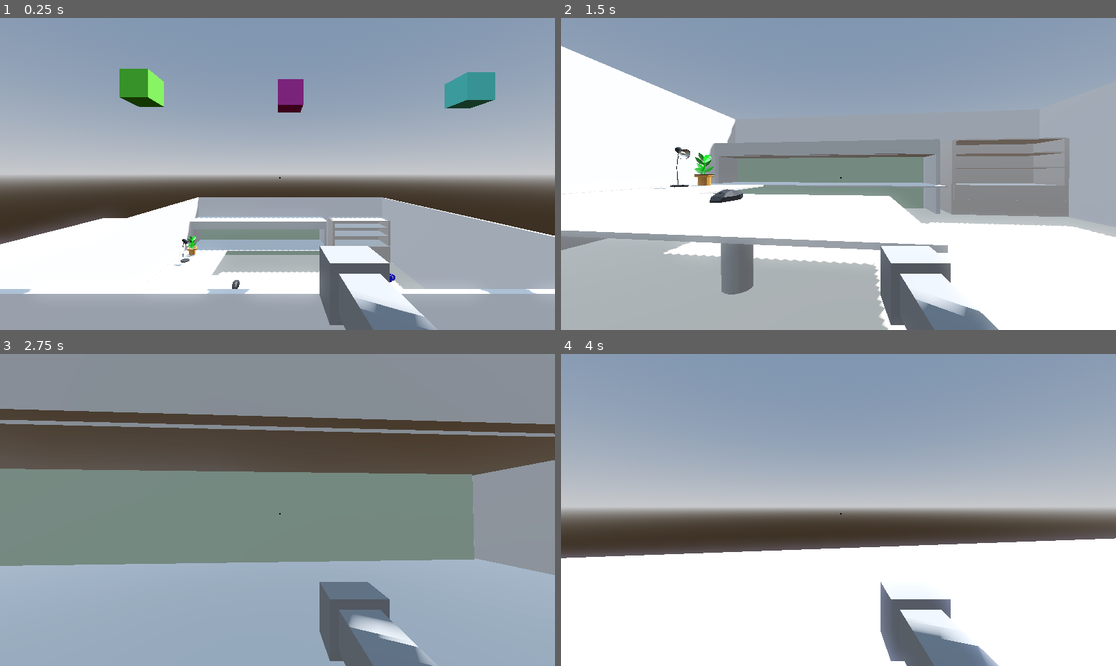
Above: before the commit, frames 1-4 (two rows, left to right).
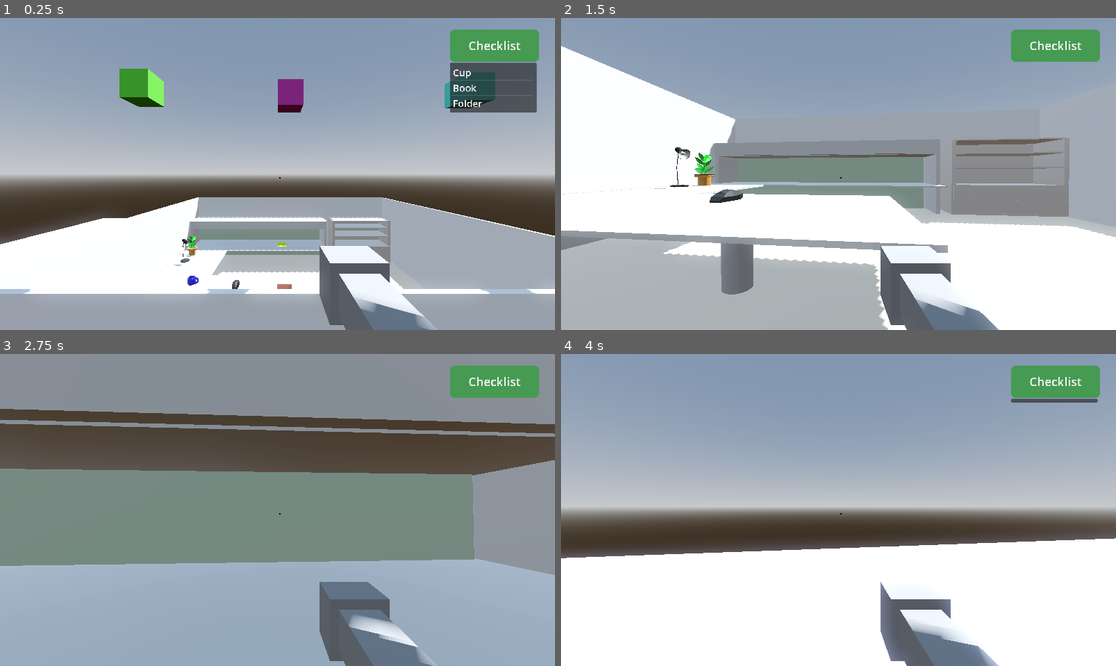
Above: after the commit, the same moments.

Repository: CAHSI-Game-Studios/Office-Search
Game: Godot game, scene res://world/player_test_platform.tscn
Same seed, same stepped clock (60 frames per second), same inputs: the game is played once before the commit and once after it.
Inputs (mouse positions are in pixels of both pictures, inside the frame that each line leads up to):
- Up to frame 1 (0.25 s): no input
- Up to frame 2 (1.5 s): tap Enter (ui_accept) at 0.5, 0.77 s; move the mouse to (866, 174) at 0.52 s; hold W (up) from 0.53 s (still down); tap Tab (checklist_toggle) at 0.6 s; tap T (test) at 0.8, 1.35 s; move the mouse to (810, 174) at 1.27 s
- Up to frame 3 (2.75 s): keep holding W (up); tap Enter (ui_accept) at 1.52 s; tap Tab (checklist_toggle) at 1.55, 2.1 s; move the mouse to (288, 503) at 2.02 s; tap T (test) at 2.3 s
- Up to frame 4 (4 s): keep holding W (up); move the mouse to (832, 516) at 2.77 s; click (832, 516) at 2.85 s; tap Enter (ui_accept) at 3.02, 3.77 s; tap Tab (checklist_toggle) at 3.05 s; move the mouse to (877, 513) at 3.52 s; hold Right mouse button (r_click) from 3.53 s (still down); tap T (test) at 3.8 s

The runs differ from the first frame. In frame 1, 4.2% of the frame differs, in the area x 33-98%, y 3-87%; in frame 2, 1.7%; in frame 3, 1.6%; in frame 4, 1.9%.

Commit message:
Dynamic Checklist

Diff:
--- a/entities/player/player.gd
+++ b/entities/player/player.gd
@@ -25,10 +25,13 @@
 # Get the gravity from the project settings to be synced with RigidBody nodes.
 var gravity = ProjectSettings.get_setting("physics/3d/default_gravity")
 
-#
+# Objects Interaction
 var picked_object: RigidBody3D = null
 var rotation_power: float = 0.05
 var locked_rotation : bool = false
+
+# TO DO:
+# Visualizar los objetos que se pueden interactuar.
 
 
 func _ready():
@@ -49,6 +52,9 @@
 		rotate_picked_object(event)
 	elif Input.is_action_just_released("r_click"):
 		locked_rotation = false
+
+	if Input.is_action_just_pressed("pause"):
+		toggle_cursor()
 
 
 func _physics_process(delta):
@@ -86,7 +92,7 @@
 
 	neck.rotate_y(-relative_x * sensitivity)
 	camera.rotate_x(-relative_y * sensitivity)
-	camera.rotation.x = clamp(camera.rotation.x, deg_to_rad(-60), deg_to_rad(60))
+	camera.rotation.x = clamp(camera.rotation.x, deg_to_rad(-90), deg_to_rad(90))
 
 func interact_object():
 	var object_interaction = interaction.get_collider()
@@ -126,3 +132,9 @@
 		if event is InputEventMouseMotion:
 			static_body.rotate_x(deg_to_rad(event.relative.y * rotation_power))
 			static_body.rotate_y(deg_to_rad(event.relative.x * rotation_power))
+
+func toggle_cursor():
+	if Input.mouse_mode == Input.MOUSE_MODE_CAPTURED:
+		Input.mouse_mode = Input.MOUSE_MODE_VISIBLE
+	else:
+		Input.mouse_mode = Input.MOUSE_MODE_CAPTURED
--- a/project.godot
+++ b/project.godot
@@ -42,11 +42,6 @@
 "events": [Object(InputEventKey,"resource_local_to_scene":false,"resource_name":"","device":-1,"window_id":0,"alt_press …(182 unchanged characters)…
 ]
 }
-checklist_toggle={
-"deadzone": 0.5,
-"events": [Object(InputEventKey,"resource_local_to_scene":false,"resource_name":"","device":-1,"window_id":0,"alt_pressed":false,"shift_pressed":false,"ctrl_pressed":false,"meta_pressed":false,"pressed":false,"keycode":0,"physical_keycode":4194306,"key_label":0,"unicode":0,"echo":false,"script":null)
-]
-}
 l_click={
 "deadzone": 0.5,
 "events": [Object(InputEventMouseButton,"resource_local_to_scene":false,"resource_name":"","device":-1,"window_id":0,"a …(258 unchanged characters)…
@@ -62,6 +57,11 @@
 "events": [Object(InputEventKey,"resource_local_to_scene":false,"resource_name":"","device":-1,"window_id":0,"alt_pressed":false,"shift_pressed":false,"ctrl_pressed":false,"meta_pressed":false,"pressed":false,"keycode":0,"physical_keycode":84,"key_label":0,"unicode":116,"echo":false,"script":null)
 ]
 }
+checklist_toggle={
+"deadzone": 0.5,
+"events": [Object(InputEventKey,"resource_local_to_scene":false,"resource_name":"","device":-1,"window_id":0,"alt_pressed":false,"shift_pressed":false,"ctrl_pressed":false,"meta_pressed":false,"pressed":false,"keycode":0,"physical_keycode":4194306,"key_label":0,"unicode":0,"echo":false,"script":null)
+]
+}
 
 [rendering]
 
--- a/ui/Checklist.gd
+++ b/ui/Checklist.gd
@@ -1,35 +1,32 @@
+class_name  CheckList
 extends Control
 
-var checklist
+@onready var checklist:MenuButton = $MenuButton
+@onready var item_list:ItemList = $ItemList
 var items
-var toggled
 
-# Called when the node enters the scene tree for the first time.
-func _ready():
-	items = ["item1", "item2", "item3"]
-	checklist = get_node("MenuButton")
-	checklist_setup(items)
-	toggled = checklist.is_pressed()
+
+
 
 
 # Called every frame. 'delta' is the elapsed time since the previous frame.
 func _process(delta):
-	# check item called in process
 	if Input.is_action_just_pressed("checklist_toggle"):
-		toggled = !toggled
-	checklist.set_pressed_no_signal(toggled)
-	if(checklist.is_pressed()):
-		checklist.show_popup()
+		toggle_list()
+
+func toggle_list():
+	if not item_list.visible:
+		item_list.show()
 	else:
-		checklist.get_popup().hide()
-
+		item_list.hide()
 
 func checklist_setup(itemList):
-	var index = 0
 	for item in itemList:
-		checklist.get_popup().add_check_item(item, index)
-		checklist.get_popup().set_item_disabled(index, true)
-		index+=1
+		item_list.add_item(item)
+	item_list.show()
 
-func check_item(itemIndex):
-	checklist.get_popup().set_item_checked(itemIndex, true)
+func check_item(text):
+	for index in item_list.item_count:
+		if item_list.get_item_text(index) == text:
+			item_list.remove_item(index)
+			break
--- a/ui/Checklist.tscn
+++ b/ui/Checklist.tscn
@@ -1,7 +1,9 @@
-[gd_scene load_steps=3 format=3 uid="uid://bpm7gyckoflee"]
+[gd_scene load_steps=4 format=3 uid="uid://bglli3jprs3s2"]
 
-[ext_resource type="Theme" uid="uid://c4oniq1ir51ks" path="res://ui/Theme.tres" id="1_3eotb"]
+[ext_resource type="Theme" uid="uid://bhkq8dgun6jv0" path="res://ui/Theme.tres" id="1_3eotb"]
 [ext_resource type="Script" path="res://ui/Checklist.gd" id="1_77pbb"]
+
+[sub_resource type="Theme" id="Theme_cmhuj"]
 
 [node name="Checklist" type="Control"]
 layout_mode = 3
@@ -10,6 +12,7 @@
 anchor_bottom = 1.0
 grow_horizontal = 2
 grow_vertical = 2
+mouse_filter = 2
 script = ExtResource("1_77pbb")
 
 [node name="MenuButton" type="MenuButton" parent="."]
@@ -17,10 +20,25 @@
 anchors_preset = 1
 anchor_left = 1.0
 anchor_right = 1.0
-offset_left = -185.0
-offset_bottom = 67.0
+offset_left = -216.0
+offset_top = 27.0
+offset_right = -31.0
+offset_bottom = 94.0
 grow_horizontal = 0
+mouse_filter = 2
 theme = ExtResource("1_3eotb")
 theme_override_font_sizes/font_size = 25
+button_mask = 0
 text = "Checklist"
 flat = false
+
+[node name="ItemList" type="ItemList" parent="."]
+layout_mode = 0
+offset_left = 936.0
+offset_top = 96.0
+offset_right = 1116.0
+offset_bottom = 104.0
+theme = SubResource("Theme_cmhuj")
+theme_override_colors/font_color = Color(0.94902, 0.94902, 0.94902, 1)
+theme_override_font_sizes/font_size = 20
+auto_height = true
--- /dev/null
+++ b/world/findable/findable_book.tscn
@@ -0,0 +1,16 @@
+[gd_scene load_steps=4 format=3 uid="uid://dhmbbf4nfan7x"]
+
+[ext_resource type="PackedScene" uid="uid://b4rlauyc3vp7u" path="res://world/office/book.tscn" id="1_8nrxs"]
+[ext_resource type="Script" path="res://world/findable/findable_object.gd" id="1_t6cq0"]
+
+[sub_resource type="BoxShape3D" id="BoxShape3D_qfwox"]
+size = Vector3(1.76651, 0.468506, 2.46094)
+
+[node name="findable_book" type="StaticBody3D"]
+script = ExtResource("1_t6cq0")
+
+[node name="CollisionShape3D" type="CollisionShape3D" parent="."]
+transform = Transform3D(1, 0, 0, 0, 1, 0, 0, 0, 1, -0.0621185, 0.0113525, 0.0302734)
+shape = SubResource("BoxShape3D_qfwox")
+
+[node name="Book" parent="." instance=ExtResource("1_8nrxs")]
--- /dev/null
+++ b/world/findable/findable_folder.tscn
@@ -0,0 +1,16 @@
+[gd_scene load_steps=4 format=3 uid="uid://b4jwiyot3j21g"]
+
+[ext_resource type="Script" path="res://world/findable/findable_object.gd" id="1_eqt1t"]
+[ext_resource type="PackedScene" uid="uid://csmucgcieo12v" path="res://world/office/folder.tscn" id="1_rs576"]
+
+[sub_resource type="BoxShape3D" id="BoxShape3D_w75f1"]
+size = Vector3(1.04199, 0.0651398, 1.42749)
+
+[node name="findable_folder" type="StaticBody3D"]
+script = ExtResource("1_eqt1t")
+
+[node name="folder" parent="." instance=ExtResource("1_rs576")]
+
+[node name="CollisionShape3D" type="CollisionShape3D" parent="."]
+transform = Transform3D(1, 0, 0, 0, 1, 0, 0, 0, 1, -0.0209961, 0.00759125, 0.010376)
+shape = SubResource("BoxShape3D_w75f1")
--- a/world/findable/findable_object.gd
+++ b/world/findable/findable_object.gd
@@ -1,13 +1,19 @@
 class_name Findable_Object
 extends Node3D
 
-signal object_consumed
+signal object_consumed(name)
+
+# TO DO :
+# Al objeto instanciar, marcar el collision mask a 2
+
 
 var particles: GPUParticles3D
 # Called when the node enters the scene tree for the first time.
 func _ready():
 	var scene = load("res://world/findable/findable_particles.tscn")
 	particles = scene.instantiate()
+
+
 	self.add_child(particles)
 
 # Called every frame. 'delta' is the elapsed time since the previous frame.
@@ -15,10 +21,12 @@
 	if Input.is_action_just_pressed("test"):
 		consume()
 
+# For now, because the findable objects are in place a not generated we can emit a call to the state game
+# and then change the check list.
 func consume():
 	hide_children()
 	particles.emitting = true
-	object_consumed.emit()
+	object_consumed.emit(self.name)
 	get_tree().create_timer(3).connect("timeout",Callable(self,"queue_free"))
 
 func hide_children():
--- /dev/null
+++ b/world/game_state/game_state.gd
@@ -0,0 +1,26 @@
+extends Node3D
+
+@onready var findable_objects = $FindableObjects
+@onready var check_list = $CheckList
+
+var findables_list:Array = []
+# Called when the node enters the scene tree for the first time.
+func _ready():
+	set_up_findable_objects()
+
+	check_list.checklist_setup(findables_list)
+
+
+# Called every frame. 'delta' is the elapsed time since the previous frame.
+func _process(delta):
+	pass
+
+#
+func set_up_findable_objects():
+	for child_index in findable_objects.get_child_count():
+		findables_list.append(findable_objects.get_child(child_index).name)
+
+
+# The Findable Object will emit a signal before being consumed.
+func _on_findable_object_consumed(name):
+	check_list.check_item(name)
--- /dev/null
+++ b/world/office/book.tscn
@@ -0,0 +1,5 @@
+[gd_scene load_steps=2 format=3 uid="uid://b4rlauyc3vp7u"]
+
+[ext_resource type="PackedScene" uid="uid://nailcbro7oq" path="res://world/assets/Book.glb" id="1_vcaj3"]
+
+[node name="Book" instance=ExtResource("1_vcaj3")]
--- /dev/null
+++ b/world/office/box.tscn
@@ -0,0 +1,5 @@
+[gd_scene load_steps=2 format=3 uid="uid://c2c8nqvf5rb3g"]
+
+[ext_resource type="PackedScene" uid="uid://c7e6rf6k3scgj" path="res://world/assets/box.glb" id="1_g34yd"]
+
+[node name="box" instance=ExtResource("1_g34yd")]
--- /dev/null
+++ b/world/office/deskidk.tscn
@@ -0,0 +1,5 @@
+[gd_scene load_steps=2 format=3 uid="uid://0mg75llfnvlr"]
+
+[ext_resource type="PackedScene" uid="uid://csg02xlomvep7" path="res://world/assets/deskidk.glb" id="1_0yoog"]
+
+[node name="deskidk" instance=ExtResource("1_0yoog")]
--- /dev/null
+++ b/world/office/folder.tscn
@@ -0,0 +1,5 @@
+[gd_scene load_steps=2 format=3 uid="uid://csmucgcieo12v"]
+
+[ext_resource type="PackedScene" uid="uid://k0b6uuonyvtx" path="res://world/assets/folder.glb" id="1_0vfke"]
+
+[node name="folder" instance=ExtResource("1_0vfke")]
--- a/world/player_test_platform.tscn
+++ b/world/player_test_platform.tscn
@@ -1,12 +1,16 @@
-[gd_scene load_steps=21 format=3 uid="uid://dqeojclypx40o"]
+[gd_scene load_steps=25 format=3 uid="uid://dgmxwbuydubbb"]
 
 [ext_resource type="PackedScene" uid="uid://pl42lays1vuw" path="res://entities/player/player.tscn" id="1_36u8i"]
+[ext_resource type="Script" path="res://world/game_state/game_state.gd" id="1_40ou0"]
 [ext_resource type="PackedScene" uid="uid://bghob6k801kgm" path="res://world/office/office_2.tscn" id="2_bbcx4"]
+[ext_resource type="PackedScene" uid="uid://bglli3jprs3s2" path="res://ui/Checklist.tscn" id="3_6x76c"]
 [ext_resource type="PackedScene" uid="uid://n0to7nr04bin" path="res://world/office/plant.tscn" id="3_fd8ni"]
 [ext_resource type="PackedScene" uid="uid://r1vdsknyeqnb" path="res://world/office/mouse_cahsi.tscn" id="3_hbwx6"]
 [ext_resource type="PackedScene" uid="uid://dqjunp4n34ymi" path="res://world/office/lamp_cahsi.tscn" id="4_h53pw"]
 [ext_resource type="PackedScene" uid="uid://nuo51ppd4w0q" path="res://world/interactable/Cube.tscn" id="4_p7wev"]
 [ext_resource type="PackedScene" uid="uid://dqlvfijy1drkl" path="res://world/findable/findable_cup.tscn" id="7_11tu0"]
+[ext_resource type="PackedScene" uid="uid://dhmbbf4nfan7x" path="res://world/findable/findable_book.tscn" id="9_sr0vk"]
+[ext_resource type="PackedScene" uid="uid://b4jwiyot3j21g" path="res://world/findable/findable_folder.tscn" id="10_6my1d"]
 
 [sub_resource type="ProceduralSkyMaterial" id="ProceduralSkyMaterial_cxo2o"]
 sky_horizon_color = Color(0.64625, 0.65575, 0.67075, 1)
@@ -21,6 +25,9 @@
 tonemap_mode = 2
 glow_enabled = true
 
+[sub_resource type="BoxShape3D" id="BoxShape3D_frj4u"]
+size = Vector3(1, 0.105957, 0.614754)
+
 [sub_resource type="StandardMaterial3D" id="StandardMaterial3D_wxv52"]
 albedo_color = Color(0.686275, 0.698039, 1, 1)
 
@@ -28,9 +35,6 @@
 material = SubResource("StandardMaterial3D_wxv52")
 
 [sub_resource type="BoxShape3D" id="BoxShape3D_d1r37"]
-
-[sub_resource type="BoxShape3D" id="BoxShape3D_frj4u"]
-size = Vector3(1, 0.105957, 0.614754)
 
 [sub_resource type="StandardMaterial3D" id="StandardMaterial3D_qvp7j"]
 albedo_color = Color(0.411765, 0.909804, 0.85098, 1)
@@ -53,7 +57,17 @@
 material = SubResource("StandardMaterial3D_5x5jc")
 size = Vector3(0.5, 0.5, 0.5)
 
-[node name="Node3D" type="Node3D"]
+[node name="World" type="Node3D"]
+script = ExtResource("1_40ou0")
+
+[node name="Player" parent="." instance=ExtResource("1_36u8i")]
+transform = Transform3D(1, 0, 0, 0, 1, 0, 0, 0, 1, -0.250901, 4.99041, 3.02344)
+
+[node name="CheckList" parent="." instance=ExtResource("3_6x76c")]
+offset_left = -2.0
+offset_top = -3.0
+offset_right = -2.0
+offset_bottom = -3.0
 
 [node name="Lights" type="Node3D" parent="."]
 
@@ -64,60 +78,78 @@
 transform = Transform3D(-0.866024, -0.433016, 0.250001, 0, 0.499998, 0.866026, -0.500003, 0.749999, -0.43301, 0, 0, 0)
 shadow_enabled = true
 
-[node name="Floor" type="MeshInstance3D" parent="."]
+[node name="FixedObjects" type="Node3D" parent="."]
+
+[node name="Office2" parent="FixedObjects" instance=ExtResource("2_bbcx4")]
+transform = Transform3D(4.10733, 0, 0, 0, 1.28239, 0, 0, 0, 3.72237, 0, 0, -5)
+
+[node name="mouse_cahsi" parent="FixedObjects/Office2" instance=ExtResource("3_hbwx6")]
+transform = Transform3D(0.018, 0, 0, 0, 0.058, 0, 0, 0, 0.02, -0.428254, 0.818097, 0.192274)
+
+[node name="plant" parent="FixedObjects/Office2" instance=ExtResource("3_fd8ni")]
+transform = Transform3D(0.0290878, 0, -0.0259108, 0, 0.124767, 0, 0.0285905, 0, 0.032096, -1.10293, 0.886938, -0.586871)
+
+[node name="lamp_cahsi" parent="FixedObjects/Office2" instance=ExtResource("4_h53pw")]
+transform = Transform3D(0.0054286, 0, 0.016155, 0, 0.0545856, 0, -0.0178257, 0, 0.00599001, -1.13002, 0.816099, -0.377401)
+
+[node name="StaticBody3D" type="StaticBody3D" parent="FixedObjects/Office2"]
+transform = Transform3D(1, 0, 0, 0, 1, 0, 0, 0, 1, 0, 3.45104, 0)
+
+[node name="CollisionShape3D" type="CollisionShape3D" parent="FixedObjects/Office2/StaticBody3D"]
+transform = Transform3D(1, 0, 0, 0, 1, 0, 0, 0, 1.00004, -0.365543, -2.76458, 0.295684)
+shape = SubResource("BoxShape3D_frj4u")
+
+[node name="Floor" type="MeshInstance3D" parent="FixedObjects"]
 transform = Transform3D(20, 0, 0, 0, 20, 0, 0, 0, 20, 0, 0, 0)
 mesh = SubResource("PlaneMesh_mcjei")
+skeleton = NodePath("../..")
 
-[node name="StaticBody3D" type="StaticBody3D" parent="Floor"]
+[node name="StaticBody3D" type="StaticBody3D" parent="FixedObjects/Floor"]
 
-[node name="CollisionShape3D" type="CollisionShape3D" parent="Floor/StaticBody3D"]
+[node name="CollisionShape3D" type="CollisionShape3D" parent="FixedObjects/Floor/StaticBody3D"]
 transform = Transform3D(2, 0, 0, 0, 0.001, 0, 0, 0, 2, 0, 0, 0)
 shape = SubResource("BoxShape3D_d1r37")
 
-[node name="Office2" parent="." instance=ExtResource("2_bbcx4")]
-transform = Transform3D(4.10733, 0, 0, 0, 1.28239, 0, 0, 0, 3.72237, 0, 0, -5)
+[node name="FindableObjects" type="Node3D" parent="."]
 
-[node name="mouse_cahsi" parent="Office2" instance=ExtResource("3_hbwx6")]
-transform = Transform3D(0.018, 0, 0, 0, 0.058, 0, 0, 0, 0.02, -0.428254, 0.818097, 0.192274)
+[node name="Cup" parent="FindableObjects" instance=ExtResource("7_11tu0")]
+transform = Transform3D(0.12, 0, 0, 0, 0.12, 0, 0, 0, 0.111711, -3.40273, 1.10288, -4.43539)
 
-[node name="plant" parent="Office2" instance=ExtResource("3_fd8ni")]
-transform = Transform3D(0.0290878, 0, -0.0259108, 0, 0.124767, 0, 0.0285905, 0, 0.032096, -1.10293, 0.886938, -0.586871)
+[node name="Book" parent="FindableObjects" instance=ExtResource("9_sr0vk")]
+transform = Transform3D(0.285, 0, 0, 0, 0.285, 0, 0, 0, 0.285, 0, 1.05755, -3.82522)
+collision_layer = 2
+collision_mask = 2
 
-[node name="lamp_cahsi" parent="Office2" instance=ExtResource("4_h53pw")]
-transform = Transform3D(0.0054286, 0, 0.016155, 0, 0.0545856, 0, -0.0178257, 0, 0.00599001, -1.13002, 0.816099, -0.377401)
+[node name="Folder" parent="FindableObjects" instance=ExtResource("10_6my1d")]
+transform = Transform3D(0.405, 0, 0, 0, 0.405, 0, 0, 0, 0.405, 0, 1.176, -8.00608)
+collision_layer = 2
+collision_mask = 2
 
-[node name="StaticBody3D" type="StaticBody3D" parent="Office2"]
-transform = Transform3D(1, 0, 0, 0, 1, 0, 0, 0, 1, 0, 3.45104, 0)
+[node name="InteractableObjects" type="Node3D" parent="."]
 
-[node name="CollisionShape3D" type="CollisionShape3D" parent="Office2/StaticBody3D"]
-transform = Transform3D(1, 0, 0, 0, 1, 0, 0, 0, 1.00004, -0.365543, -2.76458, 0.295684)
-shape = SubResource("BoxShape3D_frj4u")
-
-[node name="Player" parent="." instance=ExtResource("1_36u8i")]
-transform = Transform3D(1, 0, 0, 0, 1, 0, 0, 0, 1, -0.250901, 4.99041, 3.02344)
-
-[node name="Cube" parent="." instance=ExtResource("4_p7wev")]
+[node name="Cube" parent="InteractableObjects" instance=ExtResource("4_p7wev")]
 transform = Transform3D(1, 0, 0, 0, 1, 0, 0, 0, 1, 3.44536, 6.88561, -0.91372)
 collision_mask = 3
 
-[node name="MeshInstance3D2" type="MeshInstance3D" parent="Cube"]
+[node name="MeshInstance3D2" type="MeshInstance3D" parent="InteractableObjects/Cube"]
 mesh = SubResource("BoxMesh_iyeqe")
 
-[node name="Cube2" parent="." instance=ExtResource("4_p7wev")]
+[node name="Cube2" parent="InteractableObjects" instance=ExtResource("4_p7wev")]
 transform = Transform3D(1, 0, 0, 0, 1, 0, 0, 0, 1, -2.77593, 6.88561, -0.796041)
 collision_mask = 3
 
-[node name="MeshInstance3D4" type="MeshInstance3D" parent="Cube2"]
+[node name="MeshInstance3D4" type="MeshInstance3D" parent="InteractableObjects/Cube2"]
 mesh = SubResource("BoxMesh_iryge")
 skeleton = NodePath("../../Cube")
 
-[node name="Cube3" parent="." instance=ExtResource("4_p7wev")]
+[node name="Cube3" parent="InteractableObjects" instance=ExtResource("4_p7wev")]
 transform = Transform3D(1, 0, 0, 0, 1, 0, 0, 0, 1, 0, 6.88561, -1.18233)
 collision_mask = 3
 
-[node name="MeshInstance3D3" type="MeshInstance3D" parent="Cube3"]
+[node name="MeshInstance3D3" type="MeshInstance3D" parent="InteractableObjects/Cube3"]
 mesh = SubResource("BoxMesh_rohwr")
 skeleton = NodePath("../../Cube")
 
-[node name="findable_cup" parent="." instance=ExtResource("7_11tu0")]
-transform = Transform3D(0.12, 0, 0, 0, 0.12, 0, 0, 0, 0.111711, 3.80669, 1.21397, -4.43539)
+[connection signal="object_consumed" from="FindableObjects/Cup" to="." method="_on_findable_object_consumed"]
+[connection signal="object_consumed" from="FindableObjects/Book" to="." method="_on_findable_object_consumed"]
+[connection signal="object_consumed" from="FindableObjects/Folder" to="." method="_on_findable_object_consumed"]
Not shown: 1 places in ui/Theme.tres that only renumber resources
Binary file added: world/assets/Book.glb
Not shown, added: world/assets/Book.glb.import
Not shown, added: world/assets/Office_v2.glb.import
Binary file added: world/assets/box.glb
Not shown, added: world/assets/box.glb.import
Binary file added: world/assets/deskidk.glb
Not shown, added: world/assets/deskidk.glb.import
Binary file added: world/assets/folder.glb
Not shown, added: world/assets/folder.glb.import
Binary file added: world/assets/folder_paper Base Color.png
Not shown, added: world/assets/folder_paper Base Color.png.import
(and 2 more such lines)
